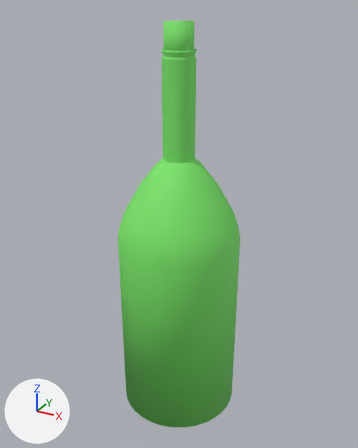
What one commit did to the FBX model working/subahu/Liquor/Liquor.fbx.
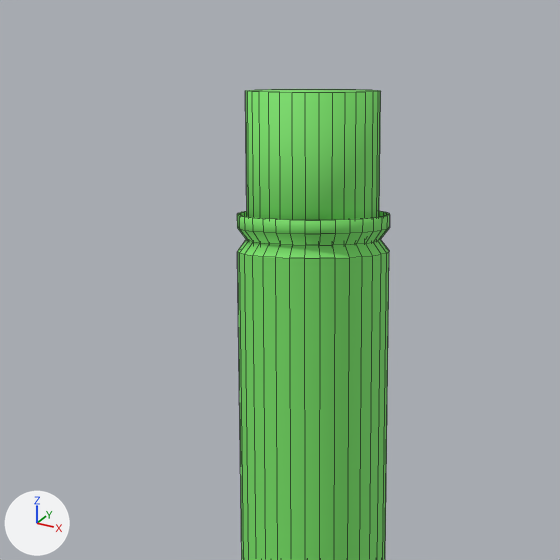
The first picture shows the older version from a 50 mm lens placed at (0.795, -1.445, 1.493), pointed at (-0.006, 0.012, 0.764). The close-ups show both versions on the part from 30% to 66% of the width and 0% to 29% of the height of that picture; other places that the commit changed are outside them. Every picture has the same lights, and +X, +Y and +Z are marked at lower left. The close-ups show mesh edges as thin lines. Where no turn or scale is listed for an object, it has been applied to the vertices. Vertices at the same position are counted once.

Script lines for the objects in view, before the commit:
```python
me_cylinder = bpy.data.meshes.new('Cylinder')
me_cylinder.from_pydata(...)  # 832 vertices, 802 faces; spans x -0.223..0.223, y -0.222..0.223, z -1.346..0.003
me_cylinder.materials.append(mat_material_002)  # green #7be769
me_cylinder_001 = bpy.data.meshes.new('Cylinder.001')
me_cylinder_001.from_pydata(...)  # a 32-sided cylinder along z spanning x -0.0477..0.0477, y -0.0477..0.0477, z 0.3249..0.4471
me_cylinder_001.materials.append(mat_material_002)  # green #7be769
ob_bottle = bpy.data.objects.new('Bottle', me_cylinder)
ob_bottle.location = (0.0, 0.0, 1.365)
ob_cork = bpy.data.objects.new('Cork', me_cylinder_001)
ob_cork.location = (0.0, 0.0, 1.004)
```
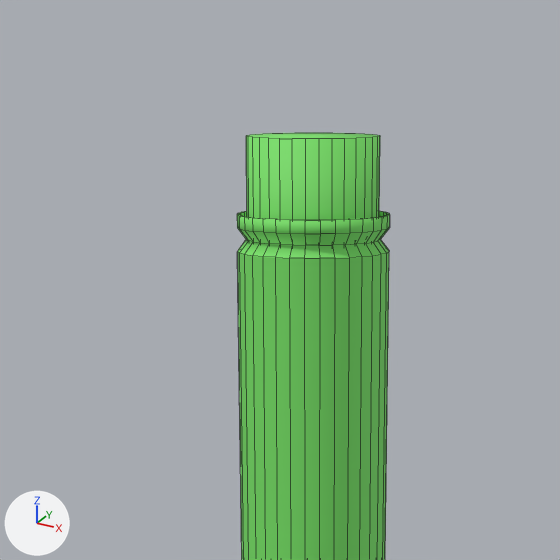
The newer file is also rescaled (x1.129), turned or shifted as a whole; pictures and numbers use the older file's frame.

The change in detail:
me_cylinder_001 has 64 vertices, 34 faces and spans x -0.0477..0.0477, y -0.0477..0.0477, z 0.3249..0.4471.
me_cylinder_001 is used by ob_cork; location (0.0, 0.0, 1.004).
me_cylinder_001 part 1: the whole mesh is moved by (0.0, 0.0, -0.0295).

Changed parts and their boxes (x1, y1, x2, y2) in the close-ups (560 x 560 px):
'Cork', mesh moved
    before: (245, 89, 381, 220)
    after: (246, 133, 380, 220)
